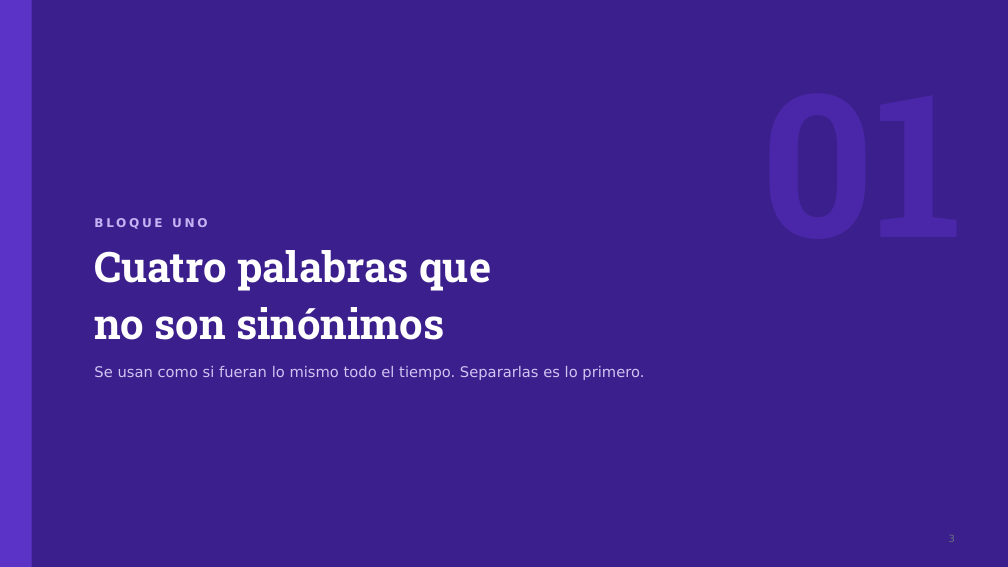
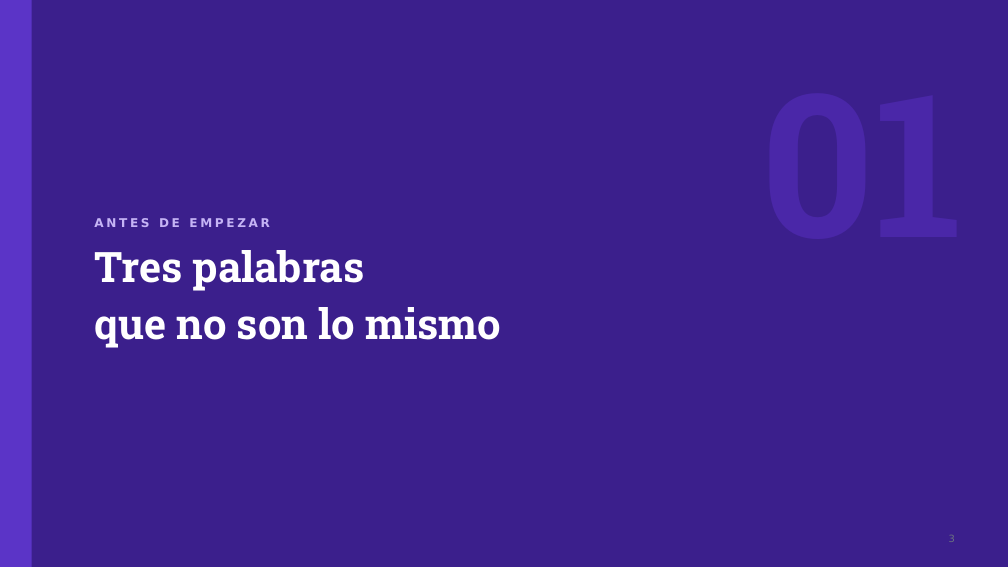
Before and after one commit to drenaldin/CiberseguridadDeLaInformacion, a slide deck: slide 3 of presentaciones/Clase6-Vulnerabilidades-y-Superficie-de-Ataque.pptx. Drawn at 1008x567 pixels with LibreOffice and Linux fonts; fonts in the diff are those of the drawing. Boxes give left, top, right and bottom in pixels: in the first picture for what was removed or moved away, otherwise in the second. Text is boxed around its words. In the diff, an @@ line names an element or a change of style, - is before the commit and + after.

```diff
--- a/presentaciones/Clase6-Vulnerabilidades-y-Superficie-de-Ataque.pptx
+++ b/presentaciones/Clase6-Vulnerabilidades-y-Superficie-de-Ataque.pptx
@@ text at (94, 218, 501, 348): text changed; size 14 to 40 pt; font DejaVu Sans to Roboto Slab; text colour #CFC4F2 to #FFFFFF; bold on @@
-BLOQUE UNO
-Cuatro palabras que
-no son sinónimos
-Se usan como si fueran lo mismo todo el tiempo. Separarlas es lo primero.
+ANTES DE EMPEZAR
+Tres palabras
+que no son lo mismo
```
Also in this commit, not shown: 1 other slide changed, 20 slides added, 31 slides removed, 11 other files.
